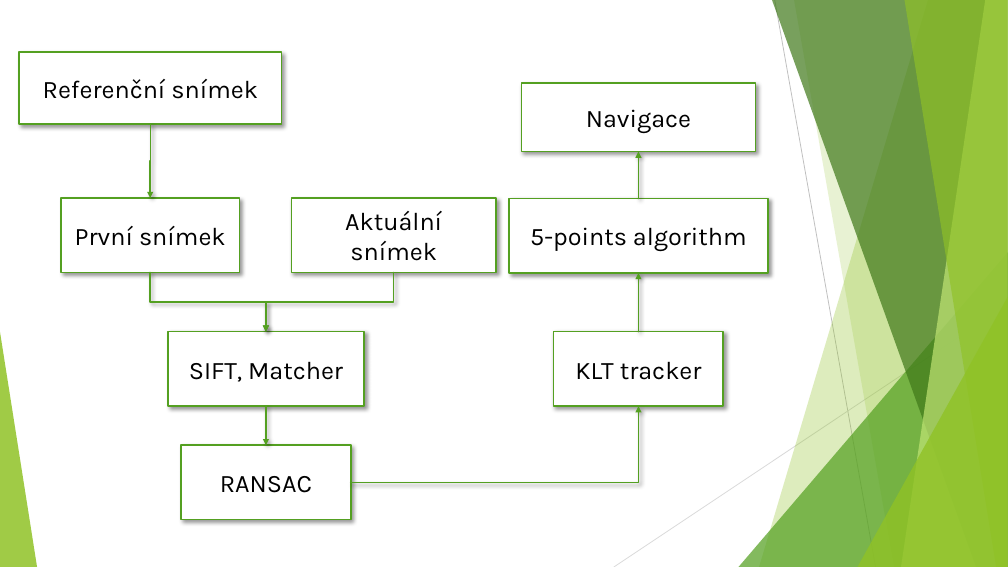
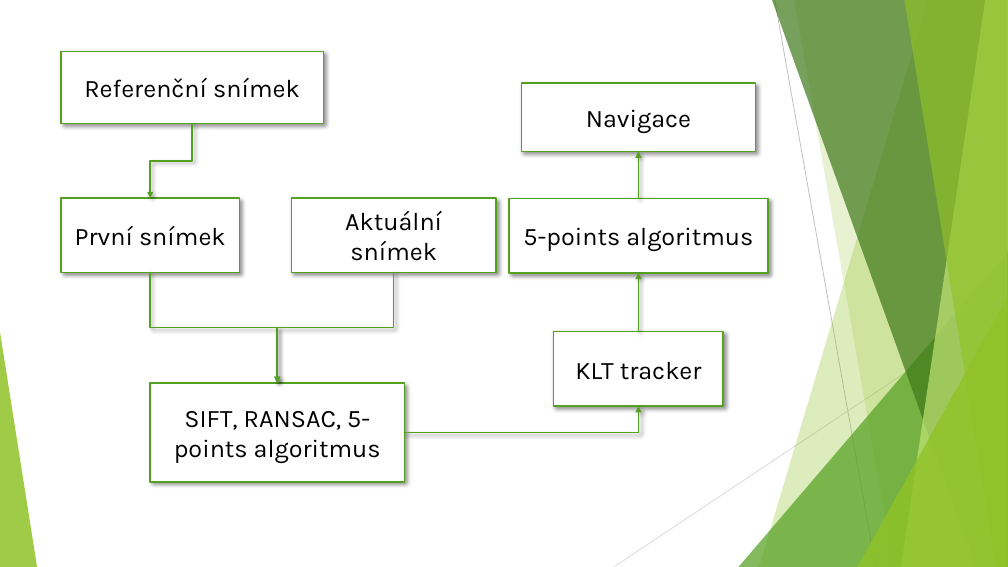
Before and after one commit to xcerve16/re-photografing, a slide deck: slide 5 of doc/ISP_prezentace.pptx (slide 7 before the commit). Drawn at 1008x567 pixels with LibreOffice and Linux fonts; fonts in the diff are those of the drawing. Boxes give left, top, right and bottom in pixels: in the first picture for what was removed or moved away, otherwise in the second. Text is boxed around its words. In the diff, an @@ line names an element or a change of style, - is before the commit and + after.

```diff
--- a/doc/ISP_prezentace.pptx
+++ b/doc/ISP_prezentace.pptx
@@ rectangle "Referenční snímek": place and size @@
-rectangle "Referenční snímek" at <box>19,52,281,124</box>
+rectangle "Referenční snímek" at <box>60,51,323,123</box>
@@ elbow arrow moved from (150, 124) - (150, 198) to (192, 124) - (150, 198) @@
@@ text in rectangle at <box>523,227,753,251</box>: text changed @@
-5-points algorithm
+5-points algoritmus
@@ elbow arrow moved from (150, 272) - (266, 332) to (150, 272) - (278, 383) @@
@@ elbow arrow moved from (394, 272) - (266, 332) to (394, 272) - (278, 383) @@
@@ rectangle "SIFT, RANSAC, 5-points algoritmus": place and size @@
-rectangle "SIFT, RANSAC, 5-points algoritmus" at <box>168,332,364,406</box>
+rectangle "SIFT, RANSAC, 5-points algoritmus" at <box>150,383,405,482</box>
@@ text in rectangle at <box>174,411,381,464</box>: text changed @@
-SIFT, Matcher
+SIFT, RANSAC, 5-points algoritmus
@@ arrow removed from (266, 406) to (266, 445) @@
@@ elbow arrow moved from (351, 482) - (639, 406) to (405, 433) - (639, 406) @@
@@ rectangle removed at <box>181,445,351,520</box> @@
-RANSAC
```
Also in this commit, not shown: 1 other slide changed, 7 other files.
